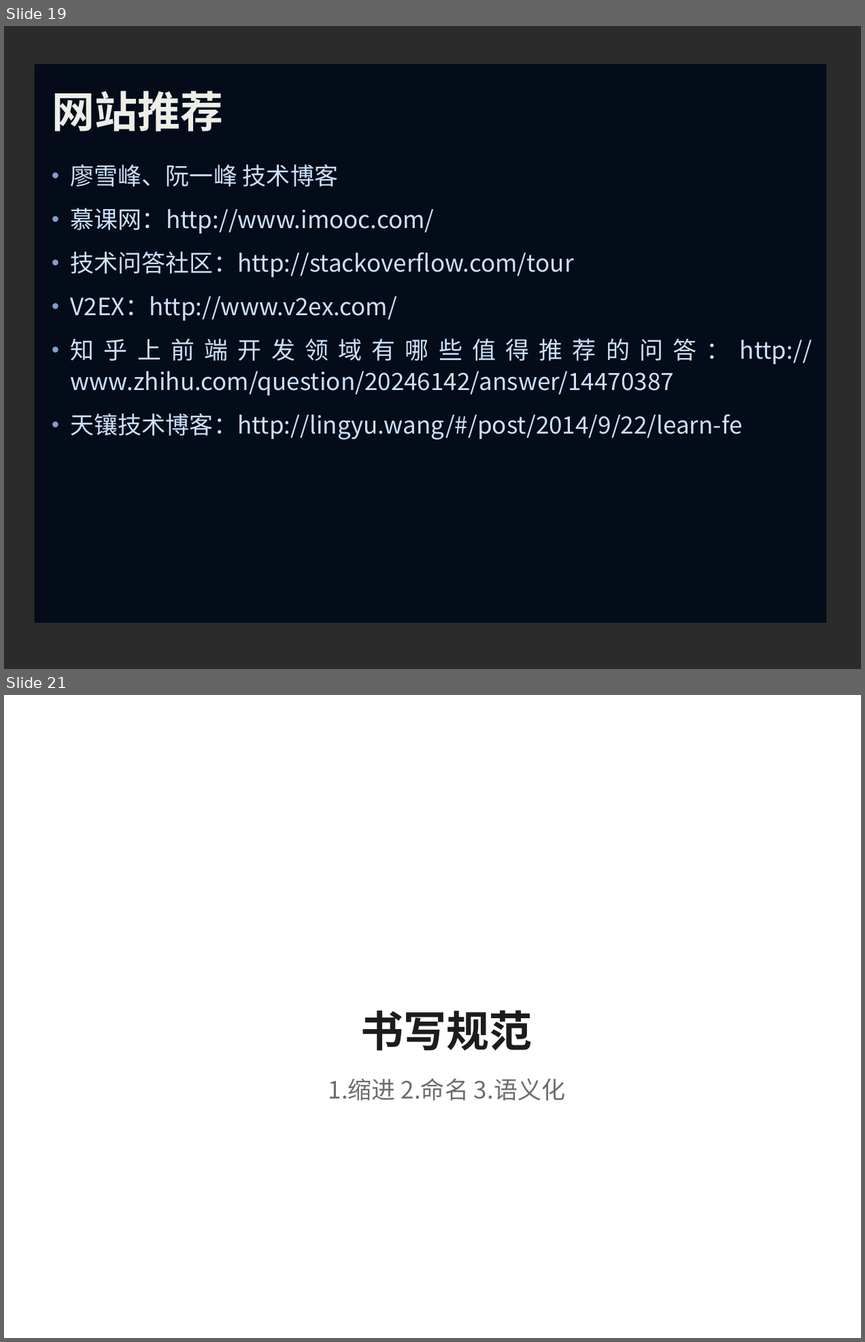
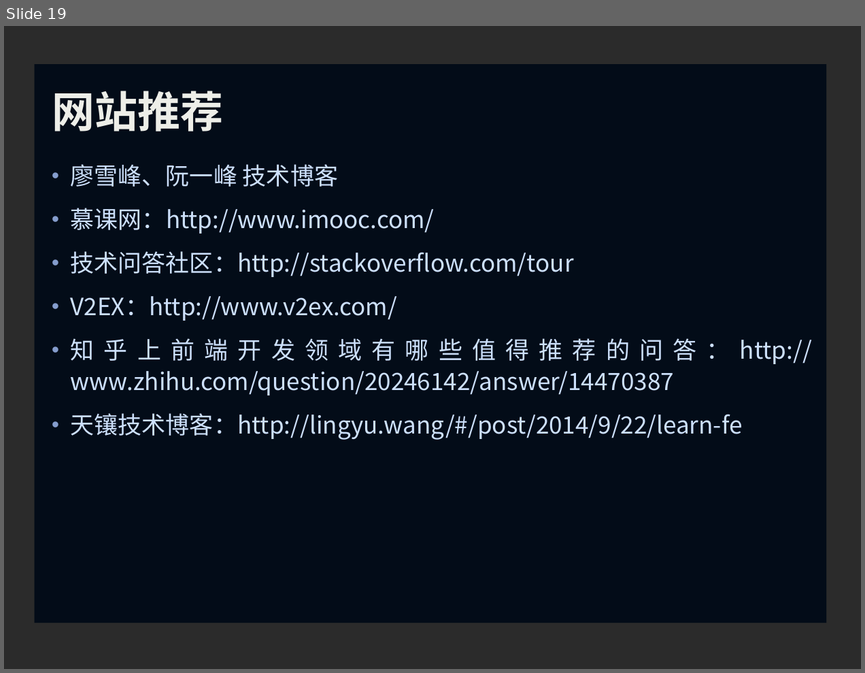
Before and after one commit to NJUPT-CAST/Computer, a slide deck: web/2.HTML CSS/新建 Microsoft PowerPoint 幻灯片.ppt. Shown one above the other, each under a label of ours: slides 19 and 21 before the commit, slide 19 after it; the slides between them are not shown. The pictures are 865x1342 and 865x673 pixels, drawn with LibreOffice and Linux fonts; fonts in the diff are those of the drawing; background and template pictures are left out; a plain dark background stands for a picture behind light text. Boxes give left, top, right and bottom in pixels: in the first picture for what was removed or moved away, otherwise in the second. Text is boxed around its words. In the diff, an @@ line names an element or a change of style, - is before the commit and + after.

```diff
--- a/web/2.HTML CSS/新建 Microsoft PowerPoint 幻灯片.ppt
+++ b/web/2.HTML CSS/新建 Microsoft PowerPoint 幻灯片.ppt
@@ slide 21 removed at [4, 695, 861, 1338], background picture (left out) @@
@@ title removed at [360, 1010, 532, 1051] @@
-书写规范
@@ subtitle removed at [328, 1078, 565, 1100] @@
-1.缩进 2.命名 3.语义化
```
Also in this commit, not shown: 2 slides changed, 3 slides added, 1 other slide removed, 3 other files.
